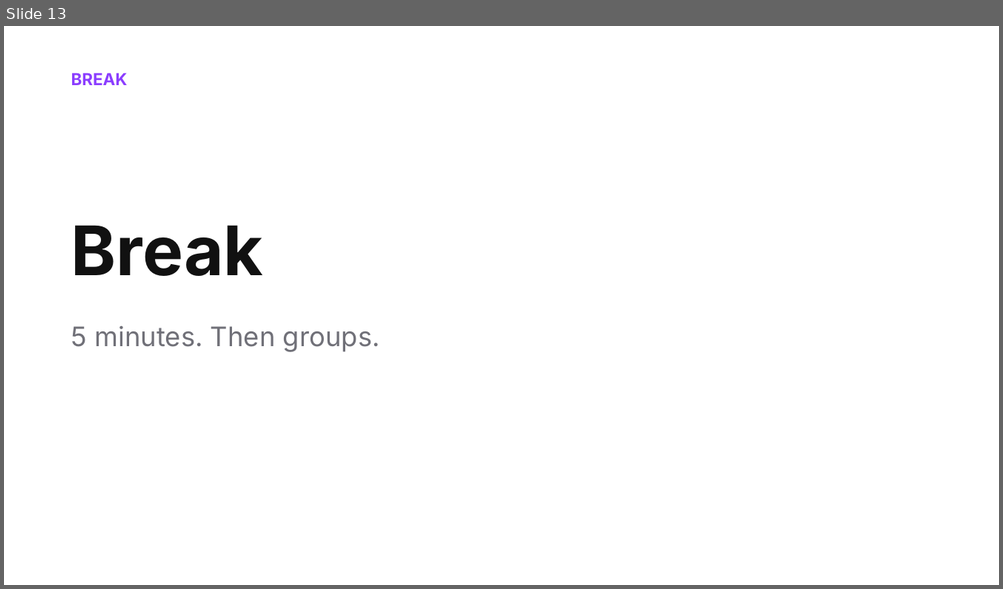
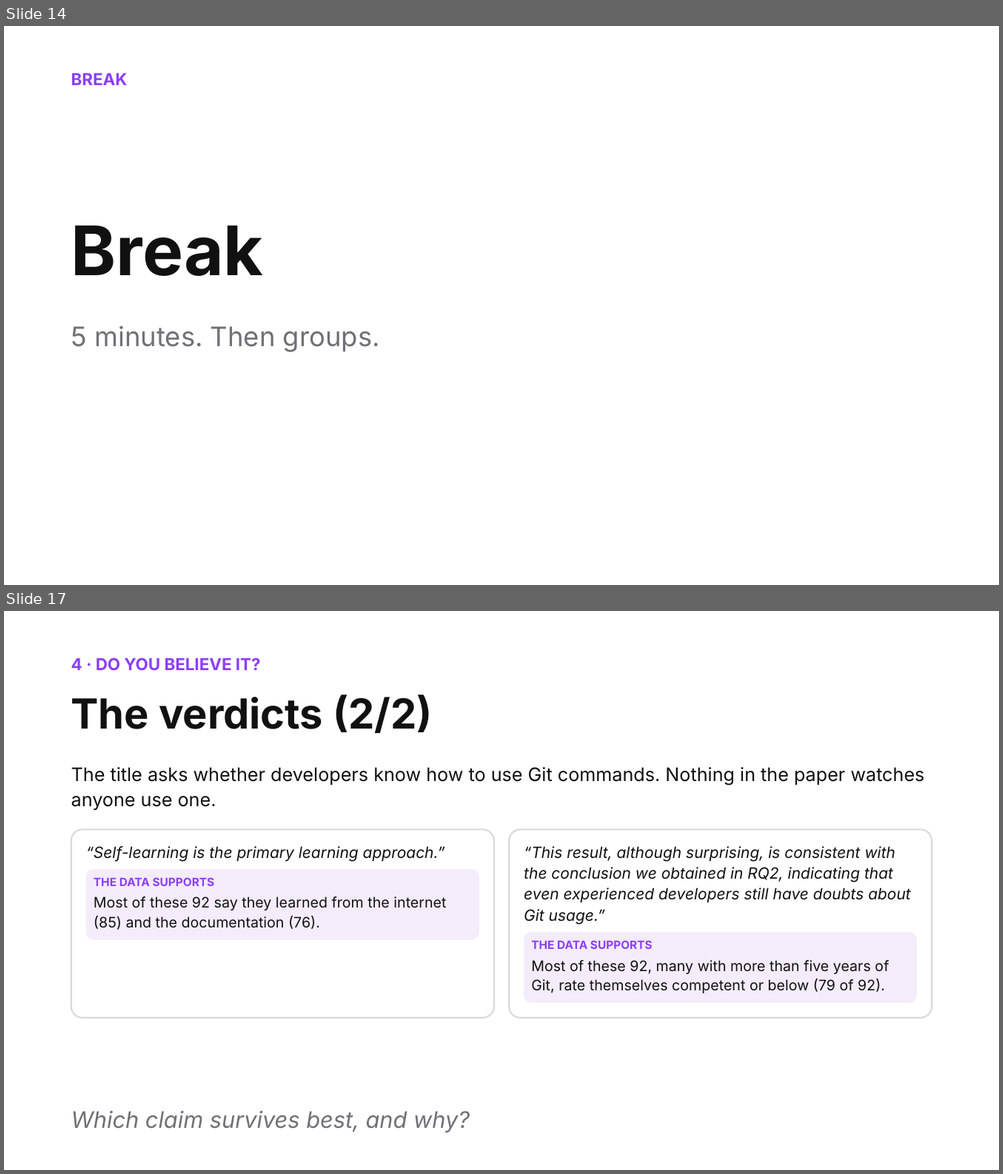
Before and after one commit to shubham3-ucb/cs294-pl, a slide deck: slides/thursday_app.pptx. Shown one above the other, each under a label of ours: slide 13 before the commit, slides 14 and 17 after it; the slides between them are not shown. The pictures are 1003x589 and 1003x1174 pixels, drawn with LibreOffice and Linux fonts; fonts in the diff are those of the drawing. Boxes give left, top, right and bottom in pixels: in the first picture for what was removed or moved away, otherwise in the second. Text is boxed around its words. In the diff, an @@ line names an element or a change of style, - is before the commit and + after.

```diff
--- a/slides/thursday_app.pptx
+++ b/slides/thursday_app.pptx
@@ slide 17 added at [4,611,999,1170], background #FFFFFF @@
@@ text added at [71,658,261,670], 16 pt, text #8B3DFF, bold @@
+4 · DO YOU BELIEVE IT?
@@ text added at [71,695,432,733], 40 pt, text #111111, bold @@
+The verdicts (2/2)
@@ text added at [71,767,925,810], 18 pt, text #111111 @@
+The title asks whether developers know how to use Git commands. Nothing in the paper watches anyone use one.
@@ rounded rectangle added at [71,829,494,1019], fill #FFFFFF, outline #D9D9DE 1.5 pt @@
@@ rounded rectangle added at [509,829,932,1019], fill #FFFFFF, outline #D9D9DE 1.5 pt @@
@@ text added at [86,846,445,862], 15 pt, text #111111, italic @@
+“Self-learning is the primary learning approach.”
@@ text added at [523,846,910,925], 15 pt, text #111111, italic @@
+“This result, although surprising, is consistent with the conclusion we obtained in RQ2, indicating that even experienced developers still have doubts about Git usage.”
@@ rounded rectangle added at [86,869,479,940], fill #F4ECFB @@
@@ text added at [94,877,215,886], 11 pt, text #8B3DFF, bold @@
+THE DATA SUPPORTS
@@ text added at [94,897,446,930], 14 pt, text #111111 @@
+Most of these 92 say they learned from the internet (85) and the documentation (76).
@@ rounded rectangle added at [524,933,917,1003], fill #F4ECFB @@
@@ text added at [531,940,652,949], 11 pt, text #8B3DFF, bold @@
+THE DATA SUPPORTS
@@ text added at [531,960,888,994], 14 pt, text #111111 @@
+Most of these 92, many with more than five years of Git, rate themselves competent or below (79 of 92).
@@ text added at [71,1111,469,1133], 22 pt, text #707078, italic @@
+Which claim survives best, and why?
@@ what was slide 13 is now slide 14 @@
```
Also in this commit, not shown: 11 slides changed, 2 other slides added, 2 slides removed, 20 other files.
